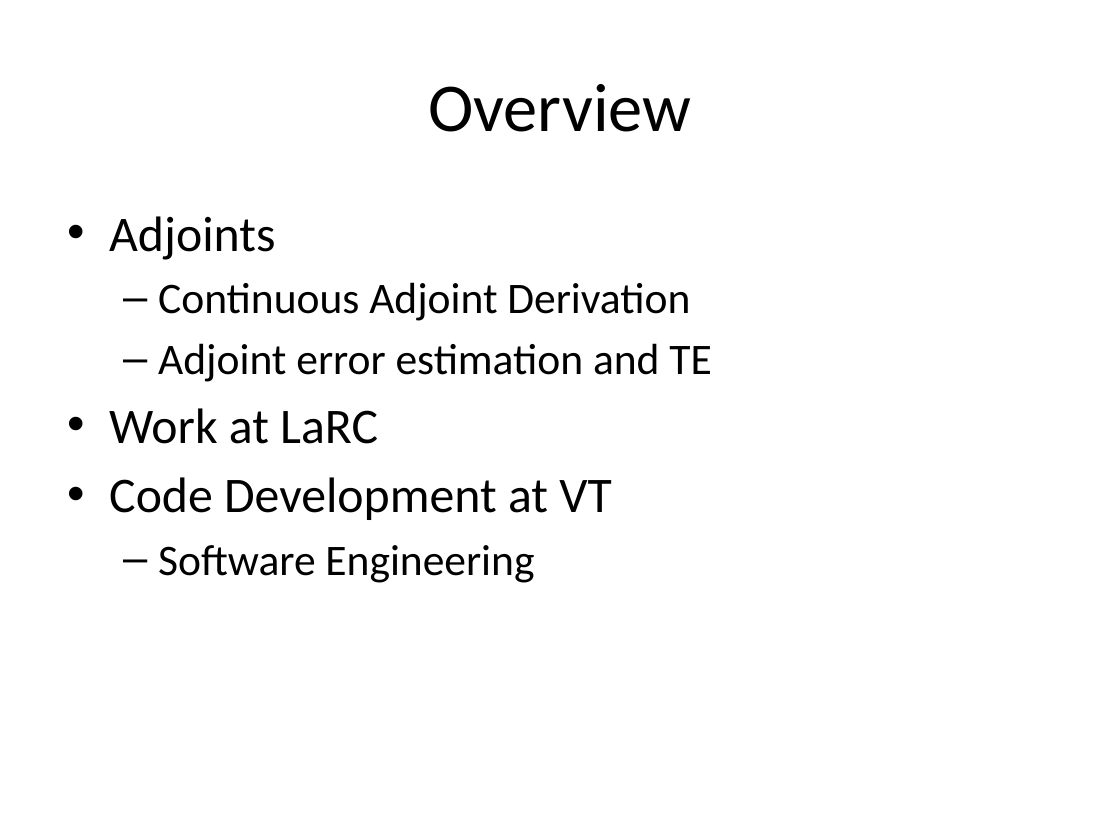
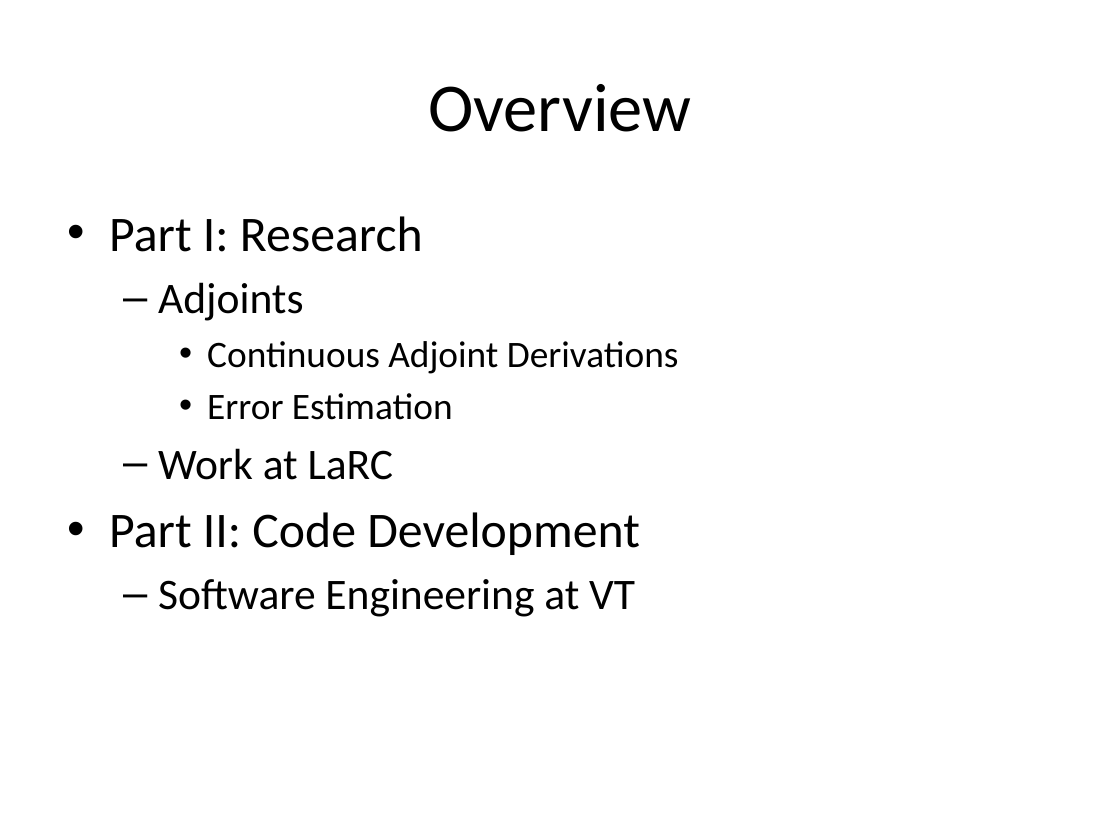
Before and after one commit to jderlaga/Presentations, a slide deck: slide 3 of June_Overview.pptx (slide 1 before the commit). Drawn at 1120x840 pixels with LibreOffice and Linux fonts; fonts in the diff are those of the drawing. Boxes give left, top, right and bottom in pixels: in the first picture for what was removed or moved away, otherwise in the second. Text is boxed around its words. In the diff, an @@ line names an element or a change of style, - is before the commit and + after.

```diff
--- a/June_Overview.pptx
+++ b/June_Overview.pptx
@@ text at (109,216,423,252): paragraph added @@
+• Part I: Research
@@ text at (158,282,394,480): size 32 to 28 pt in "Adjoints", "Work at LaRC"; bullet • to –; list level 1 to 2 in "Adjoints"; list level 1 to 2 in "Work at LaRC" @@
@@ text at (207,341,679,420): text changed; size 28 to 24 pt @@
-  – Continuous Adjoint Derivation
-  – Adjoint error estimation and TE
+    • Continuous Adjoint Derivations
+    • Error Estimation
@@ text at (109,512,640,617): text changed; size 32 to 28 pt @@
-• Code Development at VT
-  – Software Engineering
+• Part II: Code Development
+  – Software Engineering at VT
```
Also in this commit, not shown: 13 other slides changed, 2 slides added, 1 slide removed.
